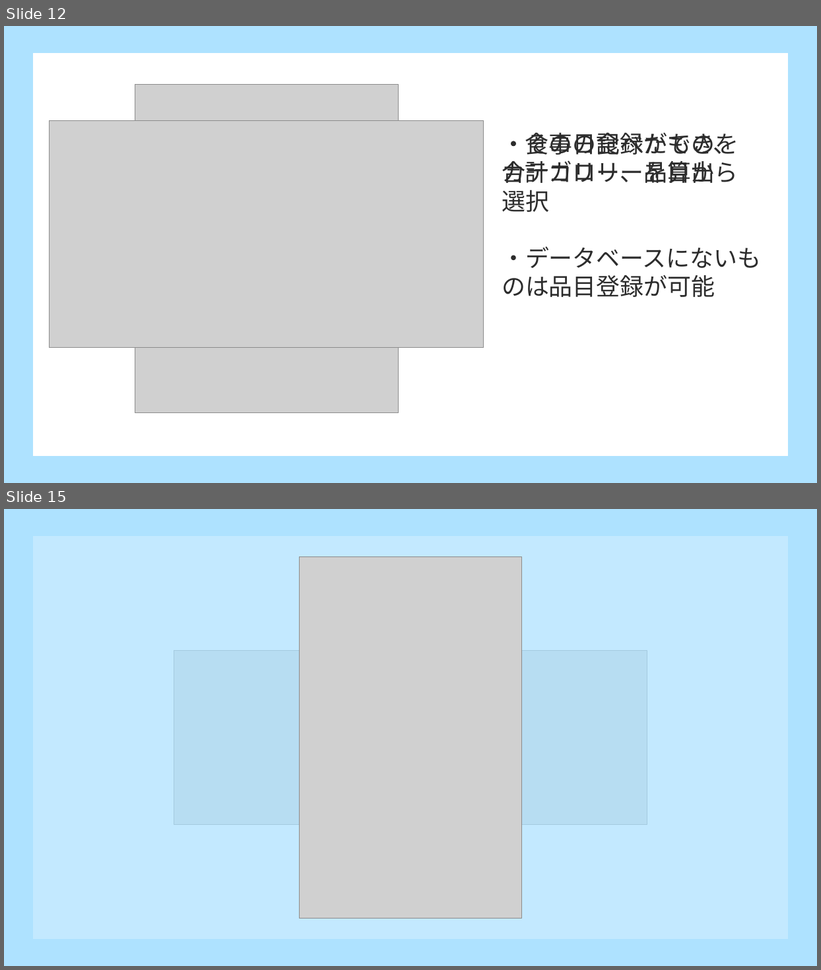
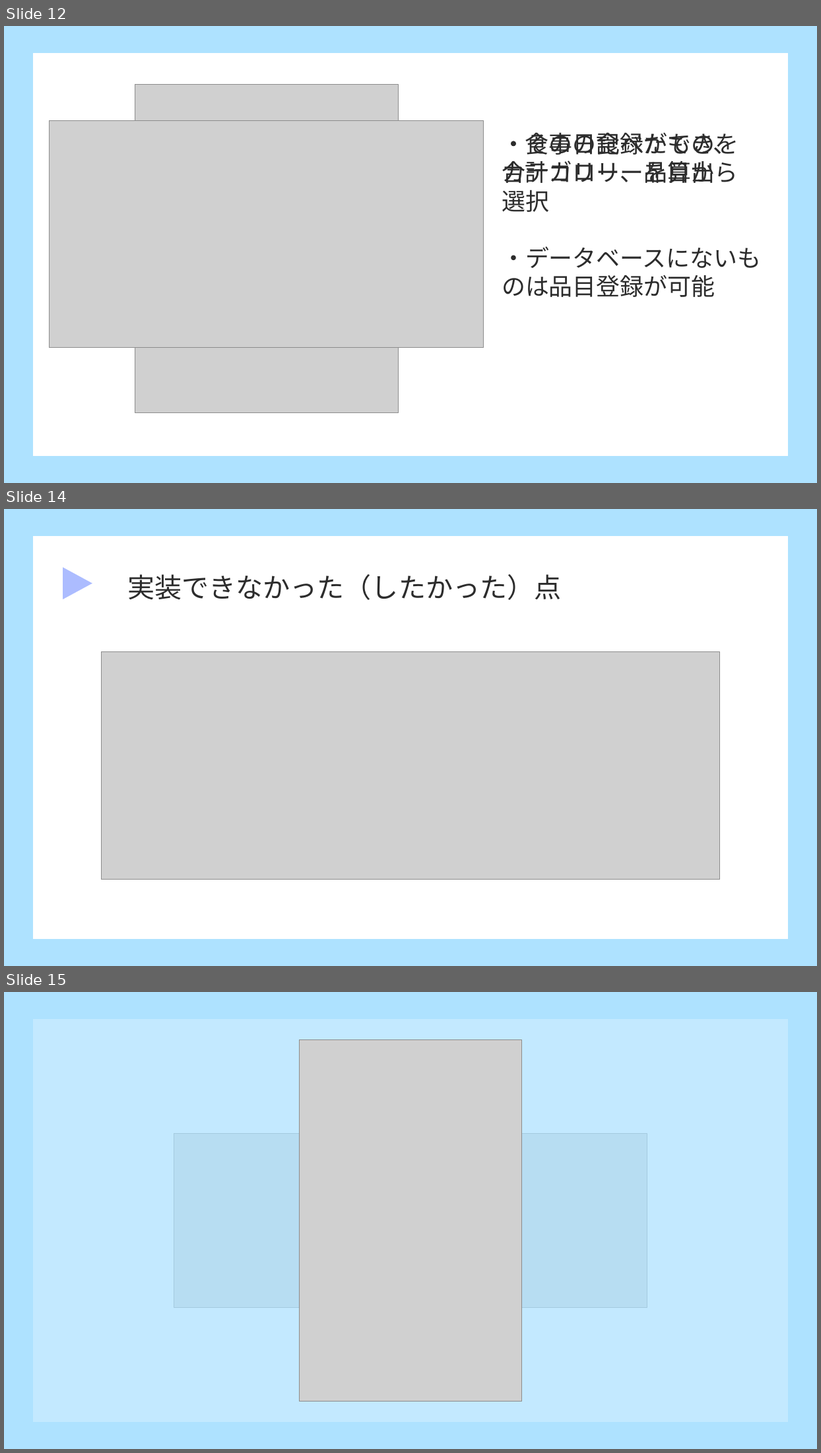
Before and after one commit to dojo2023/D-1, a slide deck: doc/発表資料.pptx. Shown one above the other, each under a label of ours: slides 12 and 15 before the commit, slides 12, 14 and 15 after it; the slides between them are not shown. The pictures are 821x970 and 821x1453 pixels, drawn with LibreOffice and Linux fonts; fonts in the diff are those of the drawing; grey boxes stand for pictures. Boxes give left, top, right and bottom in pixels: in the first picture for what was removed or moved away, otherwise in the second. Text is boxed around its words. In the diff, an @@ line names an element or a change of style, - is before the commit and + after.

```diff
--- a/doc/発表資料.pptx
+++ b/doc/発表資料.pptx
@@ slide 14 added at <box>4,509,817,966</box>, background #AEE2FF @@
@@ rectangle added at <box>33,536,789,939</box>, fill #FFFFFF @@
@@ triangle added at <box>63,567,92,599</box>, fill #ACBCFF @@
@@ text added at <box>127,574,561,600</box>, 32 pt, text #2C2C2C @@
+実装できなかった（したかった）点
@@ picture added at <box>101,652,720,880</box> @@
```
Also in this commit, not shown: 3 slides changed, 1 other slide added, 1 slide removed, 1 other file.
